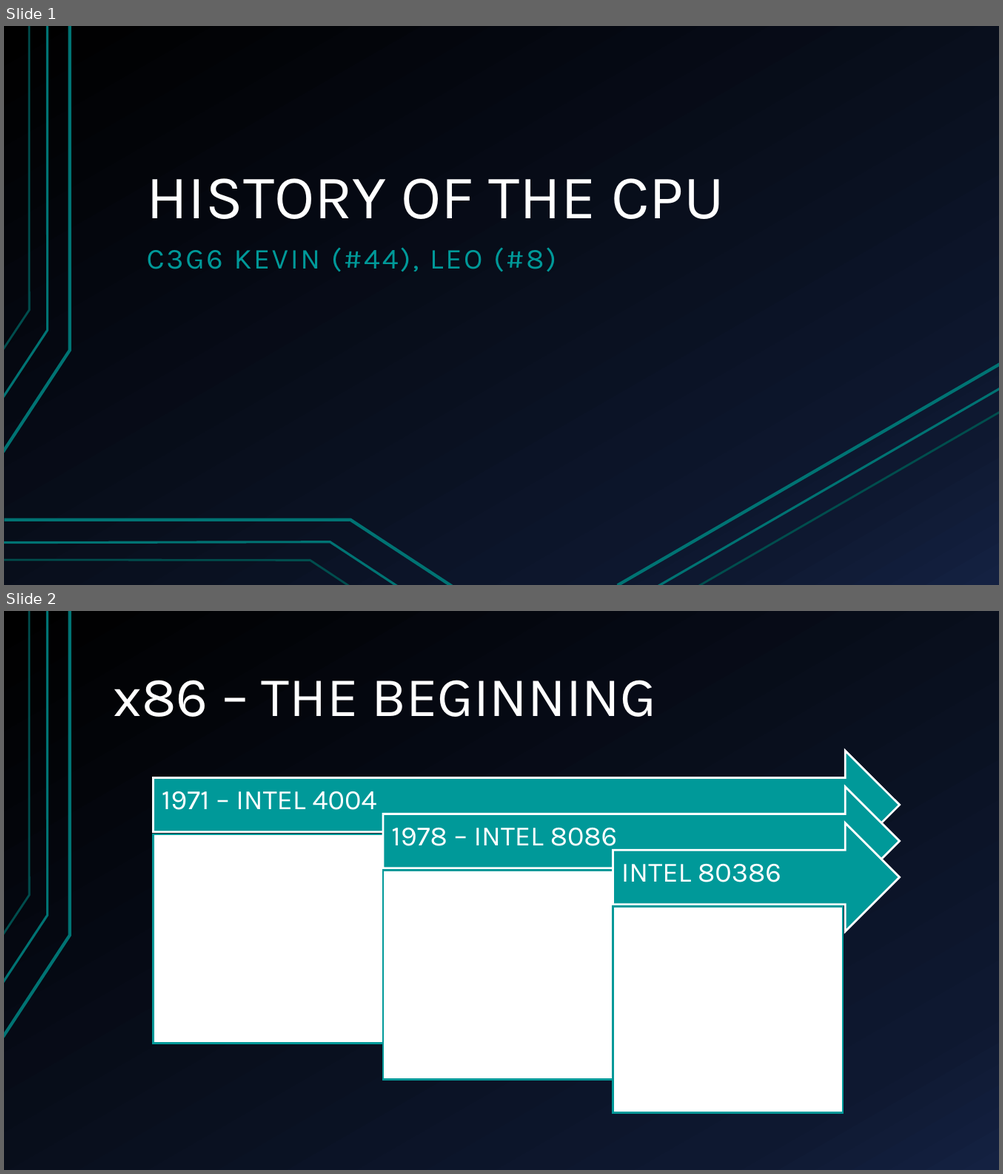
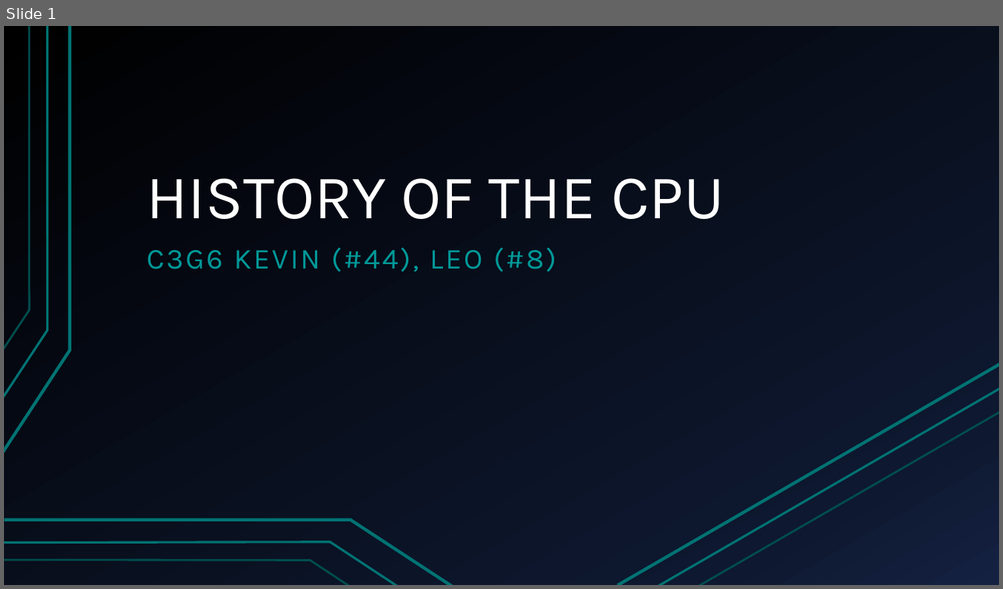
Before and after one commit to pythonleo/EnglishProject, a slide deck: template.pptx. Shown one above the other, each under a label of ours: slides 1 and 2 before the commit, slide 1 after it. The pictures are 1003x1174 and 1003x589 pixels, drawn with LibreOffice and Linux fonts; fonts in the diff are those of the drawing. Boxes give left, top, right and bottom in pixels: in the first picture for what was removed or moved away, otherwise in the second. Text is boxed around its words. In the diff, an @@ line names an element or a change of style, - is before the commit and + after.

```diff
--- a/template.pptx
+++ b/template.pptx
@@ slide 2 removed at <box>4,611,999,1170</box>, background gradient #000000 to #0F1931 to #142242; not listed: 3 template elements that a slide beside it also shows @@
@@ title removed at <box>114,680,655,717</box> @@
-x86 – THE BEGINNING
@@ group removed at <box>153,751,899,1113</box>: 3 right arrows, 3 texts, 3 rectangles @@
-1971 – INTEL 4004
-1978 – INTEL 8086
-INTEL 80386
```
Also in this commit, not shown: 2 slides changed, 7 slides added.
